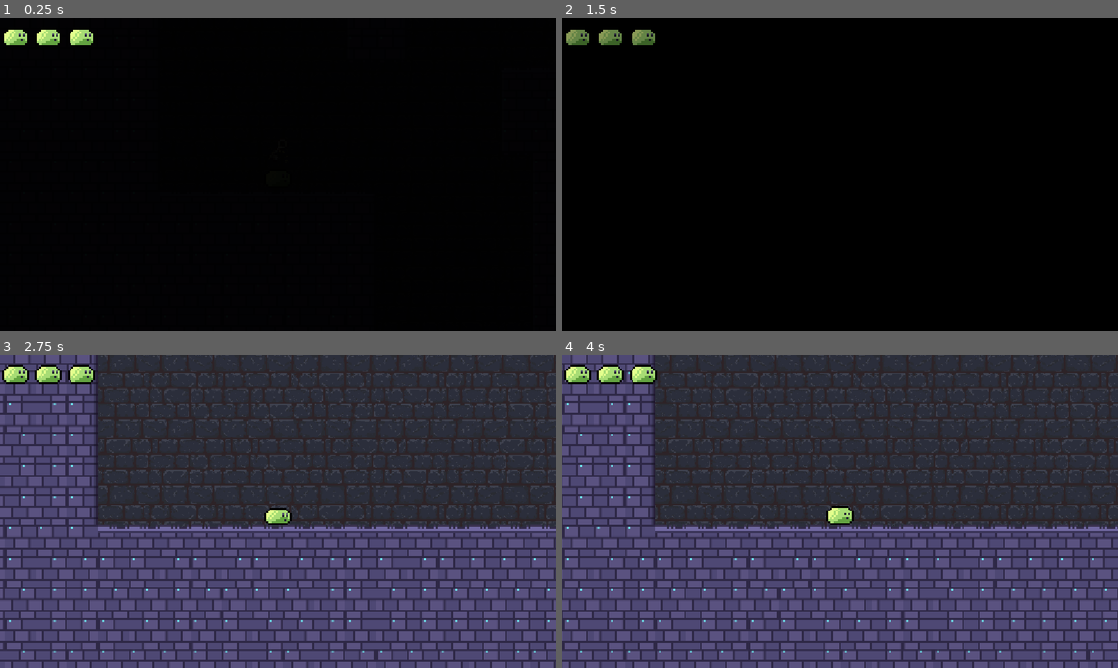
Above: before the commit, frames 1-4 (two rows, left to right).
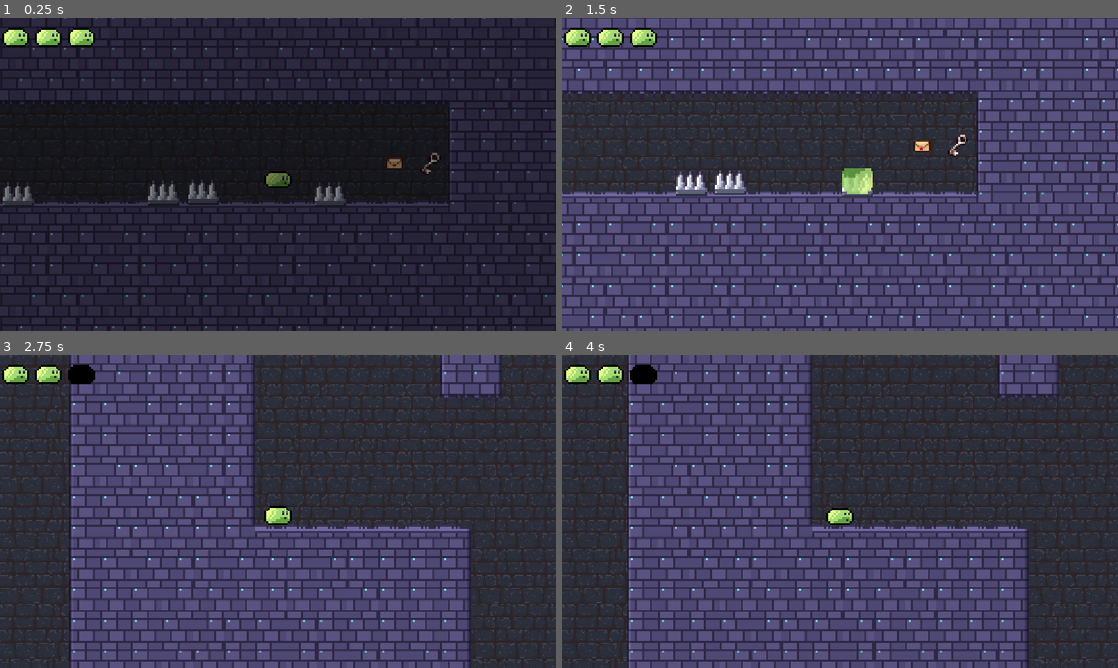
Above: after the commit, the same moments.

Repository: Trash-and-Co/bounce-back
Game: Godot game, scene res://scenes/levels/castleOfDespair/stage2Canons.tscn
Same seed, same stepped clock (60 frames per second), same inputs: the game is played once before the commit and once after it. This scene is started directly instead of the project's main scene.
Inputs (mouse positions are in pixels of both pictures, inside the frame that each line leads up to):
- Up to frame 1 (0.25 s): no input
- Up to frame 2 (1.5 s): move the mouse to (962, 158) at 0.52 s; click (962, 158) at 0.67 s; drag from (728, 190) to (812, 237) at 1.27 s
- Up to frame 3 (2.75 s): move the mouse to (333, 442) at 2.02 s; click (333, 442) at 2.17 s
- Up to frame 4 (4 s): drag from (812, 574) to (673, 464) at 2.77 s; move the mouse to (1006, 558) at 3.52 s; click (1006, 558) at 3.67 s

The runs differ from the first frame. In frame 1, 90% of the frame differs, in the area x 0-100%, y 0-100%; in frame 2, 100%; in frame 3, 38%; in frame 4, 38%.

Commit message:
Save current stage 2 and project settings

Diff:
--- a/project.godot
+++ b/project.godot
@@ -11,7 +11,7 @@
 [application]
 
 config/name="BounceBack"
-run/main_scene="uid://bh41eubssjdo1"
+run/main_scene="uid://b5enshmjekrmf"
 config/features=PackedStringArray("4.7", "GL Compatibility")
 config/icon="res://icon.svg"
 
--- a/scenes/levels/castleOfDespair/stage2Canons.tscn
+++ b/scenes/levels/castleOfDespair/stage2Canons.tscn
@@ -8,13 +8,19 @@
 [ext_resource type="PackedScene" uid="uid://cuhxkjcj3memu" path="res://objects/checkpoint/checkpoint.tscn" id="6_0xryg"]
 [ext_resource type="PackedScene" uid="uid://dl7kqpfvinyc8" path="res://enemies/cannon/cannon.tscn" id="6_tv1up"]
 [ext_resource type="Texture2D" uid="uid://ccx6lfnyaav1d" path="res://assets/items/00.png" id="8_du66a"]
-[ext_resource type="Script" uid="uid://dx2wjjlw4vxq4" path="res://objects/collectible/collectible.gd" id="9_t5uru"]
 [ext_resource type="PackedScene" uid="uid://c7h32g5xrtmlf" path="res://enemies/spike/spike.tscn" id="8_eecmt"]
 [ext_resource type="PackedScene" uid="uid://cgomkkkcqaqpk" path="res://objects/toggleSwitch/toggleSwitch.tscn" id="9_du66a"]
+[ext_resource type="Script" uid="uid://dx2wjjlw4vxq4" path="res://objects/collectible/collectible.gd" id="9_t5uru"]
 [ext_resource type="PackedScene" uid="uid://j8h0x4k13qop" path="res://enemies/deathTrigger/deathTrigger.tscn" id="10_t5uru"]
+[ext_resource type="Texture2D" uid="uid://djeprtg5flydd" path="res://assets/items/08.png" id="13_ebe8k"]
+[ext_resource type="Script" uid="uid://cyh4h3ptm0r3b" path="res://ui/letter.gd" id="14_d1bk6"]
+[ext_resource type="FontFile" uid="uid://4fox4h7hggqn" path="res://assets/fonts/Pixel Intv.otf" id="15_hcglw"]
 
 [sub_resource type="CircleShape2D" id="CircleShape2D_6q7i5"]
 radius = 12.0
+
+[sub_resource type="RectangleShape2D" id="RectangleShape2D_dgfsc"]
+size = Vector2(14, 71.666626)
 
 [node name="Stage2Spike2" type="Node2D" unique_id=965111673]
 
@@ -23,7 +29,7 @@
 tile_set = ExtResource("1_67ug3")
 
 [node name="Player" parent="." unique_id=2115439458 instance=ExtResource("2_yxg7v")]
-position = Vector2(564, 480)
+position = Vector2(4767, 1902)
 
 [node name="Background" parent="Player/Camera2D" parent_id_path=PackedInt32Array(2115439458, 1896346191) index="0" unique_id=417367645]
 position = Vector2(3.6672363, 0)
@@ -135,7 +141,7 @@
 
 [node name="Key" type="Sprite2D" parent="." unique_id=1466431997]
 texture_filter = 1
-position = Vector2(565.00006, 445.00003)
+position = Vector2(5083, 1901)
 scale = Vector2(3.5, 3.5)
 texture = ExtResource("8_du66a")
 script = ExtResource("9_t5uru")
@@ -146,5 +152,43 @@
 [node name="CollisionShape2D" type="CollisionShape2D" parent="Key/Area2D" unique_id=424789693]
 shape = SubResource("CircleShape2D_6q7i5")
 
+[node name="Letter" type="Sprite2D" parent="." unique_id=8313052]
+texture_filter = 1
+position = Vector2(5008, 1902)
+scale = Vector2(3, 3)
+texture = ExtResource("13_ebe8k")
+script = ExtResource("14_d1bk6")
+letter_font = ExtResource("15_hcglw")
+message = "Hey buddy!
+
+Looks like I got myself into a bit of a jam. I'm currently locked up just past the grass plateaus, and to make matters worse, they took the key and hid it deep inside the Castle of Despair.
+
+If you could track it down and get me out, I'd really appreciate it. See you soon!
+
+Your pal,
+Bob"
+
+[node name="Area2D" type="Area2D" parent="Letter" unique_id=239850484]
+texture_filter = 1
+
+[node name="CollisionShape2D" type="CollisionShape2D" parent="Letter/Area2D" unique_id=2047340451]
+position = Vector2(0, -5.333313)
+shape = SubResource("RectangleShape2D_dgfsc")
+
+[node name="CanvasLayer" type="CanvasLayer" parent="Letter" unique_id=466499277]
+
+[node name="Dialogue" type="PanelContainer" parent="Letter/CanvasLayer" unique_id=2042026138]
+offset_right = 40.0
+offset_bottom = 40.0
+
+[node name="VBoxContainer" type="VBoxContainer" parent="Letter/CanvasLayer/Dialogue" unique_id=457430211]
+layout_mode = 2
+
+[node name="Text" type="Label" parent="Letter/CanvasLayer/Dialogue/VBoxContainer" unique_id=902267867]
+layout_mode = 2
+
+[node name="Continue" type="Button" parent="Letter/CanvasLayer/Dialogue/VBoxContainer" unique_id=1287468296]
+layout_mode = 2
+
 [editable path="Player"]
 [editable path="DeathTrigger"]
